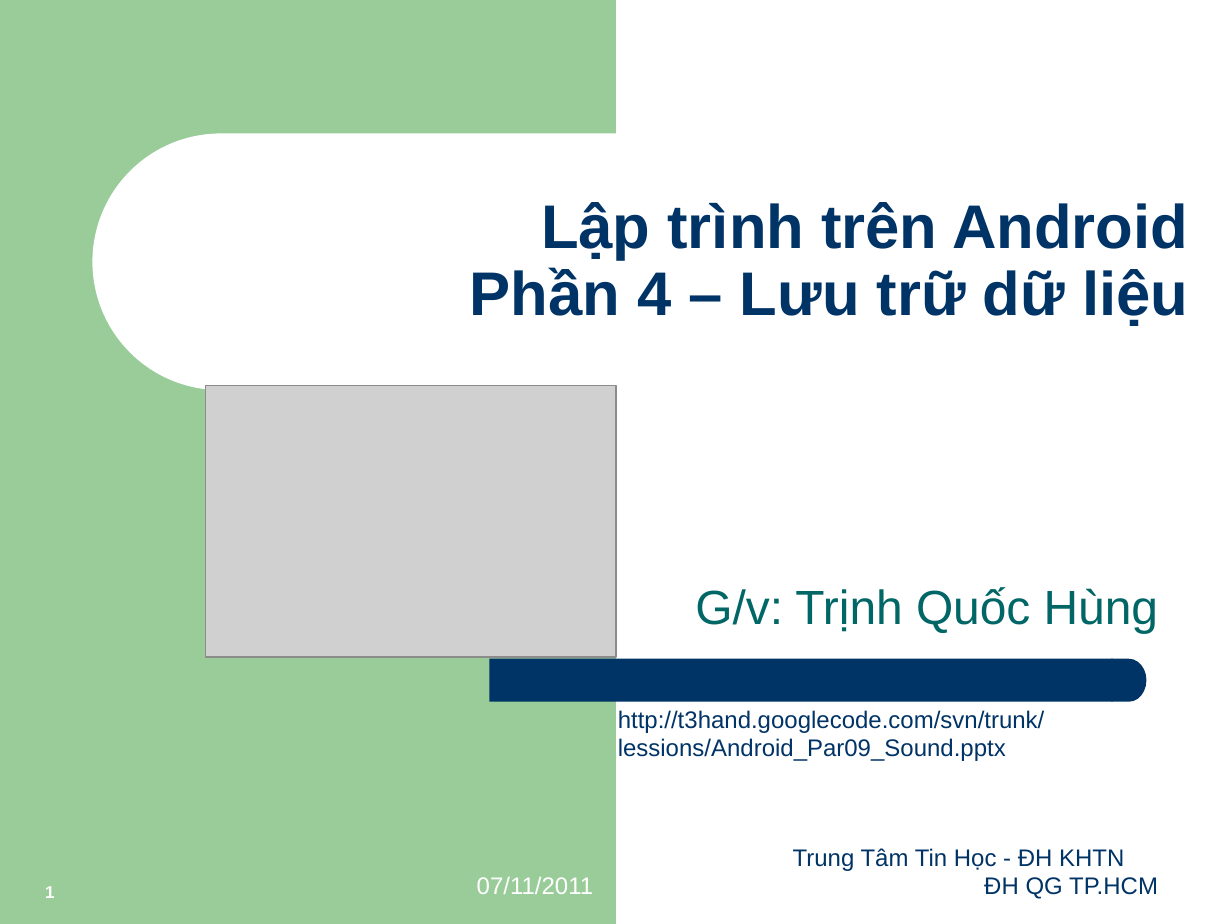
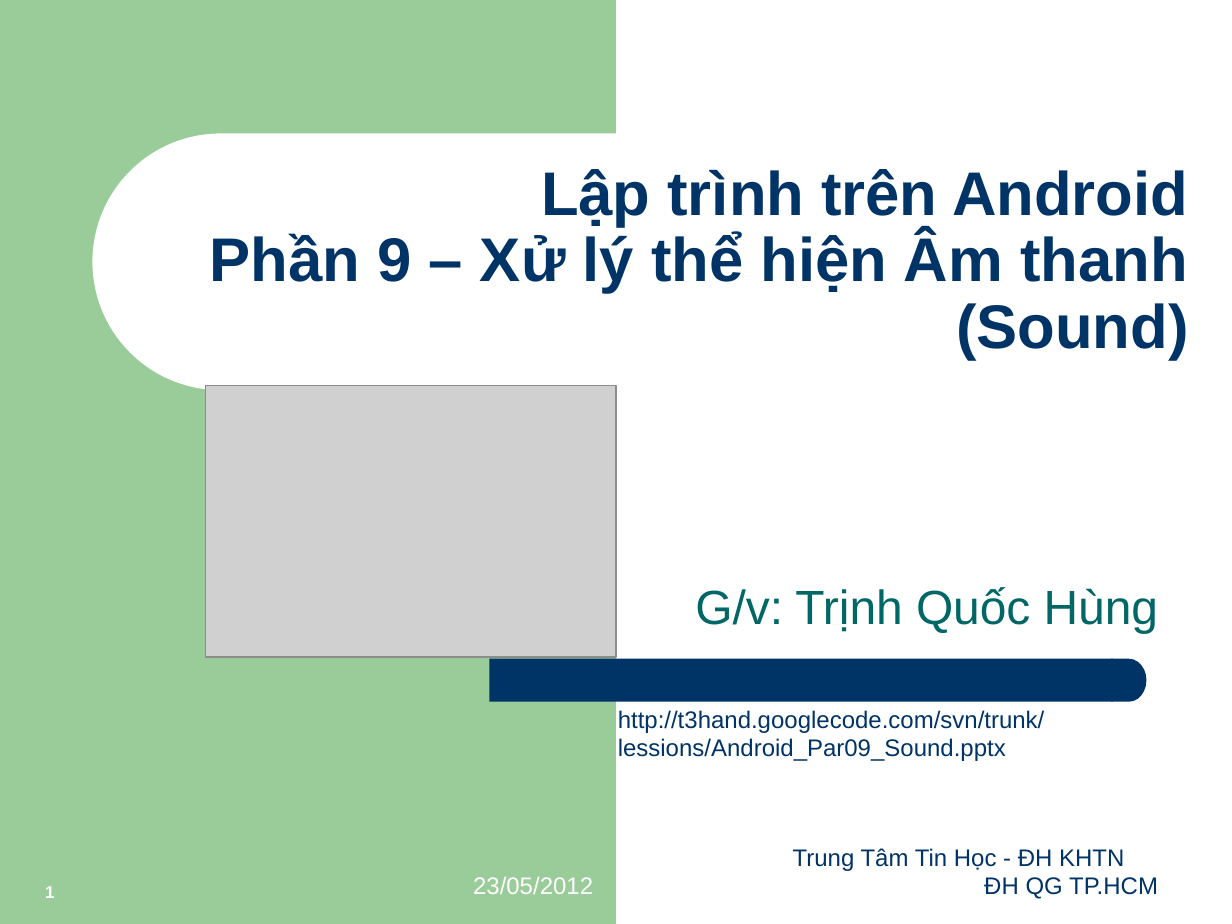
Before and after one commit to Timon-CHP/t3hand, a slide deck: slide 1 of lessions/Android_Par09_Sound.pptx. Drawn at 1232x924 pixels with LibreOffice and Linux fonts; fonts in the diff are those of the drawing; grey boxes stand for pictures. Boxes give left, top, right and bottom in pixels: in the first picture for what was removed or moved away, otherwise in the second. Text is boxed around its words. In the diff, an @@ line names an element or a change of style, - is before the commit and + after.

```diff
--- a/lessions/Android_Par09_Sound.pptx
+++ b/lessions/Android_Par09_Sound.pptx
@@ title at [210, 169, 1188, 360]: text changed @@
-Lập trình trên Android
-Phần 4 – Lưu trữ dữ liệu
+Lập trình trên Android
+Phần 9 – Xử lý thể hiện Âm thanh (Sound)
@@ text at [473, 877, 593, 894]: text changed @@
-07/11/2011
+23/05/2012
```
Also in this commit, not shown: 1 other slide changed, 3 other files.
